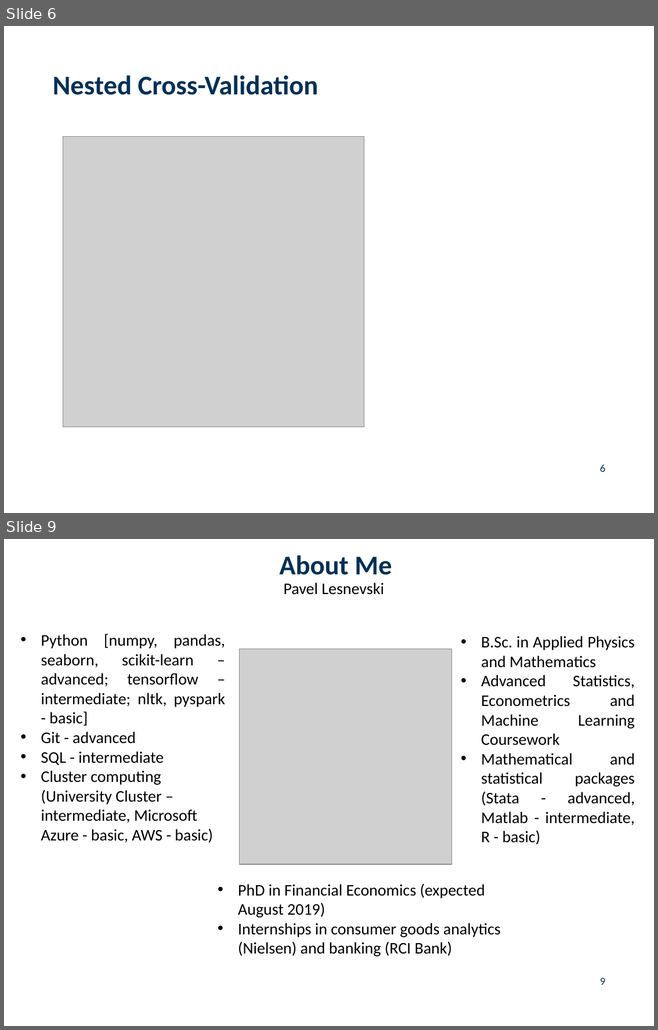
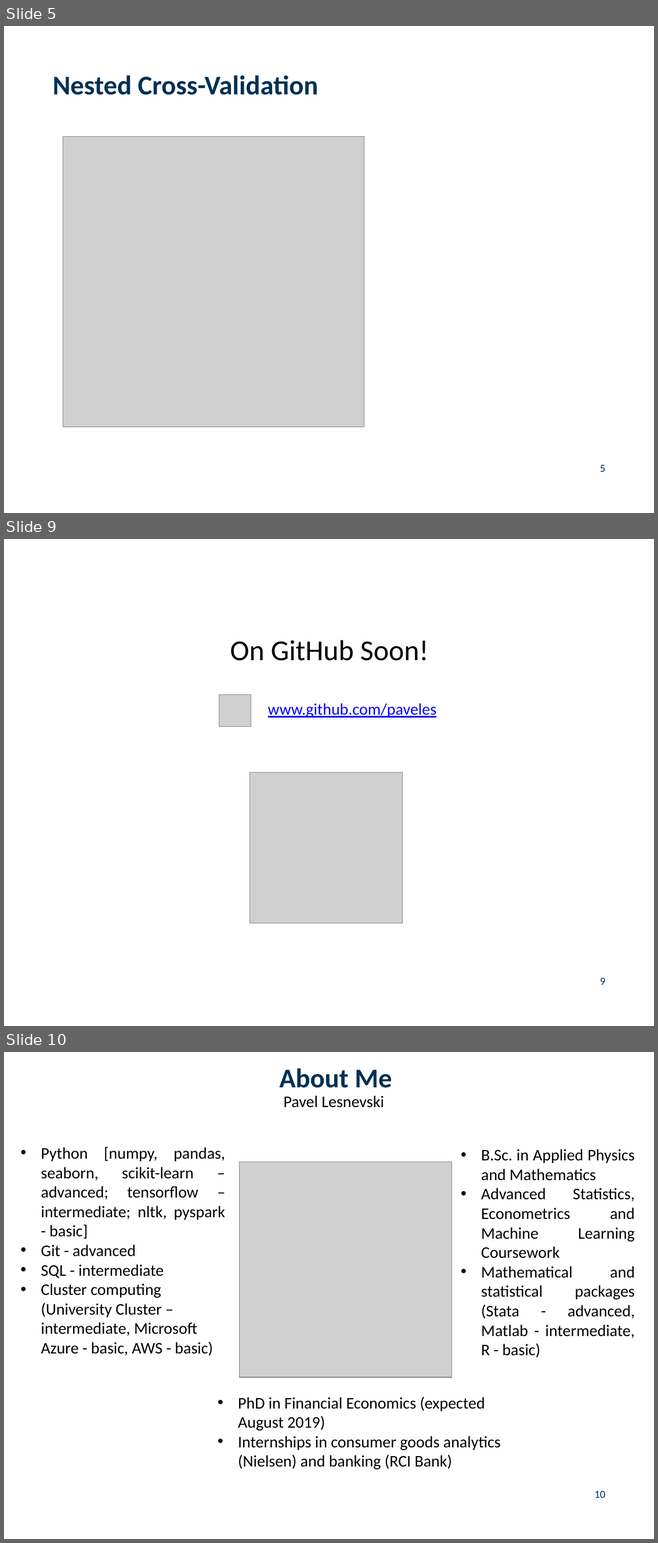
Before and after one commit to paveles/Machine_Learning_and_Equity_Index_Returns, a slide deck: reports/MachineLearning_StockMarketReturns_short.pptx. Shown one above the other, each under a label of ours: slides 6 and 9 before the commit, slides 5, 9 and 10 after it; the slides between them are not shown. The pictures are 658x1030 and 658x1543 pixels, drawn with LibreOffice and Linux fonts; fonts in the diff are those of the drawing; grey boxes stand for pictures; background and template pictures are left out. Boxes give left, top, right and bottom in pixels: in the first picture for what was removed or moved away, otherwise in the second. Text is boxed around its words. In the diff, an @@ line names an element or a change of style, - is before the commit and + after.

```diff
--- a/reports/MachineLearning_StockMarketReturns_short.pptx
+++ b/reports/MachineLearning_StockMarketReturns_short.pptx
@@ slide 9 added at box(4, 539, 654, 1026), background #FFFFFF @@
@@ text added at box(230, 640, 429, 661), 32 pt, text #000000 @@
+On GitHub Soon!
@@ picture added at box(219, 695, 251, 727) @@
@@ text added at box(268, 703, 436, 718), 18 pt, text #0000FF, underline @@
+www.github.com/paveles
@@ picture added at box(249, 772, 402, 923) @@
@@ page number added at box(600, 978, 605, 985), 12 pt, text #003056 @@
+9
@@ what was slide 6 is now slide 5 @@
@@ page number at box(600, 465, 605, 472): text changed @@
-6
+5
@@ what was slide 9 is now slide 10 @@
@@ page number at box(594, 1491, 605, 1498): text changed @@
-9
+10
```
Also in this commit, not shown: 6 slides changed, 2 other slides added, 1 slide removed, 2 other files.
